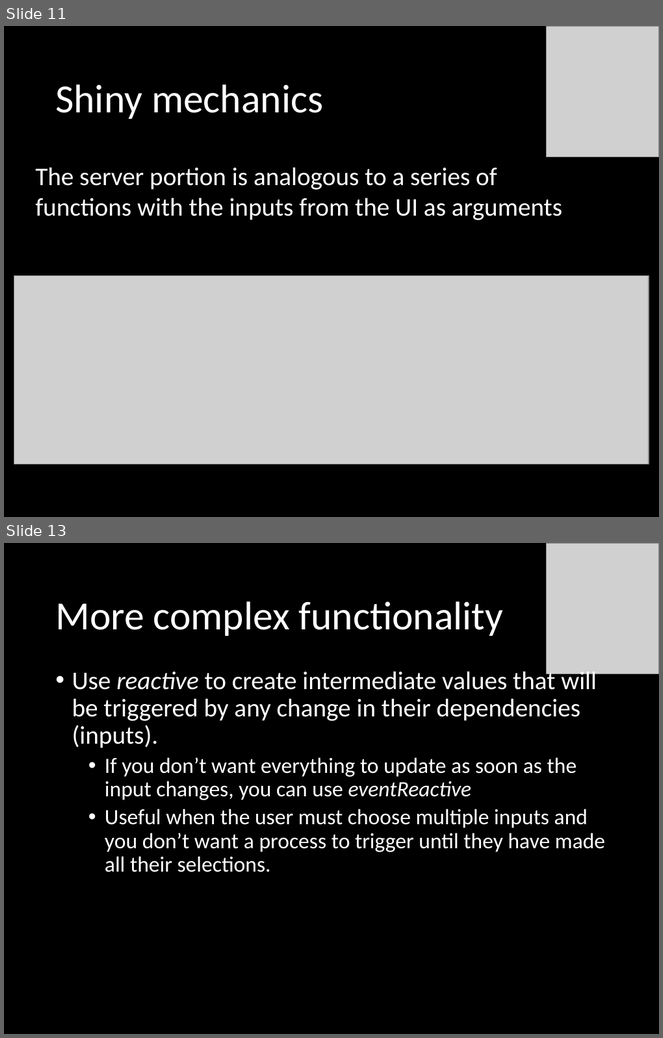
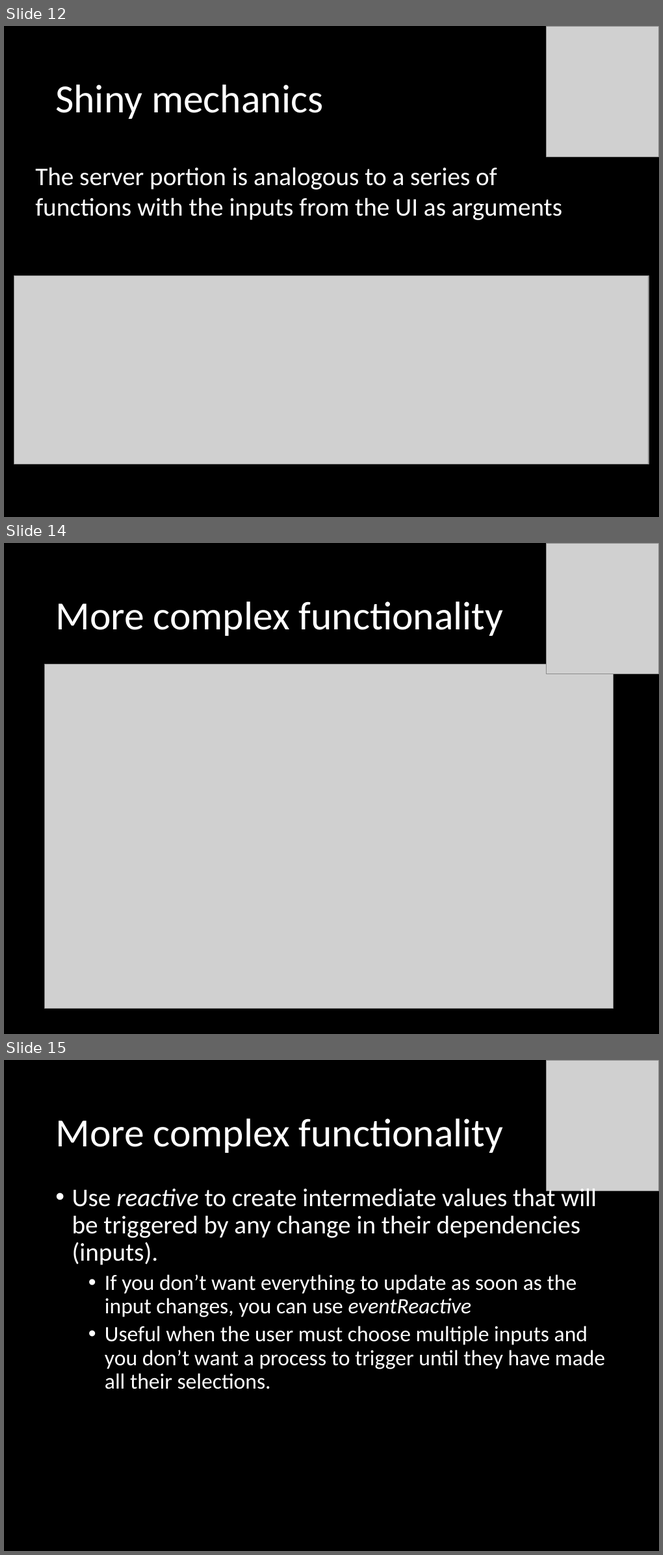
Before and after one commit to InteragencyEcologicalProgram/iep-data-workshop-2024, a slide deck: presentations/Introduction to Shiny.pptx. Shown one above the other, each under a label of ours: slides 11 and 13 before the commit, slides 12, 14 and 15 after it; the slides between them are not shown. The pictures are 663x1038 and 663x1555 pixels, drawn with LibreOffice and Linux fonts; fonts in the diff are those of the drawing; grey boxes stand for pictures. Boxes give left, top, right and bottom in pixels: in the first picture for what was removed or moved away, otherwise in the second. Text is boxed around its words. In the diff, an @@ line names an element or a change of style, - is before the commit and + after.

```diff
--- a/presentations/Introduction to Shiny.pptx
+++ b/presentations/Introduction to Shiny.pptx
@@ slide 14 added at [4,543,659,1034], background #000000 @@
@@ picture added at [547,543,659,674] @@
@@ title added at [55,601,504,636], 44 pt, text #FFFFFF @@
+More complex functionality
@@ picture added at [44,664,613,1009] @@
@@ what was slide 11 is now slide 12 @@
@@ what was slide 13 is now slide 15 @@
```
Also in this commit, not shown: 10 slides changed, 1 other slide added.
